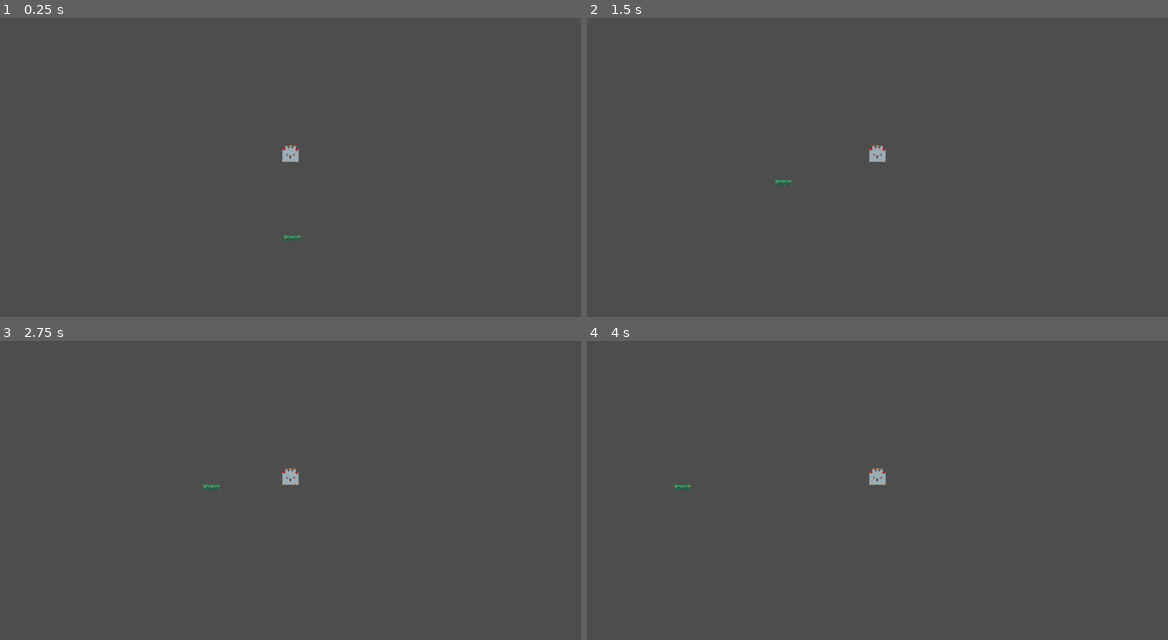
Above: before the commit, frames 1-4 (two rows, left to right).
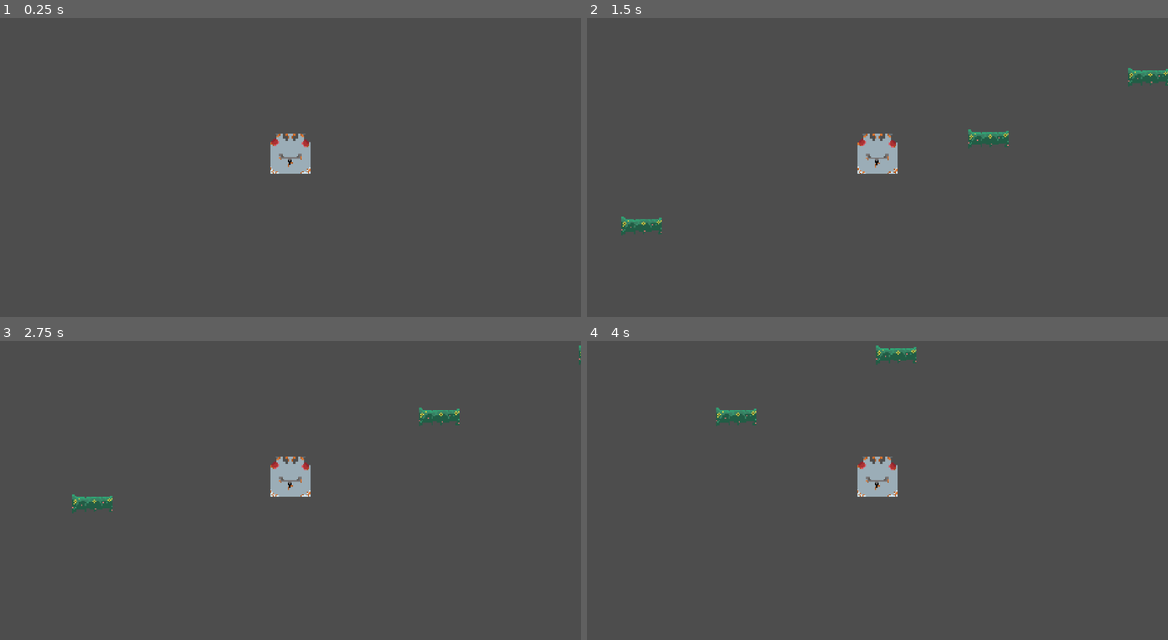
Above: after the commit, the same moments.

Repository: bryan-dams/godot-platformer
Game: Godot game, scene res://CENAS/base.tscn
Two runs of this game, one before a commit and one after it. Both use one fixed random seed, a clock stepped at 60 frames per second and the inputs below.
Inputs:
- Up to frame 1 (0.25 s): no input
- Up to frame 2 (1.5 s): tap Enter (ui_accept) at 0.5, 0.77 s; hold Right (ui_right) from 0.53 s (still down)
- Up to frame 3 (2.75 s): tap Enter (ui_accept) at 1.52 s; release Right (ui_right) at 2.03 s; hold Left (ui_left) from 2.03 s (still down)
- Up to frame 4 (4 s): release Left (ui_left) at 2.78 s; hold Right (ui_right) from 2.78 s (still down); tap Enter (ui_accept) at 3.02, 3.77 s

The runs differ from the first frame. In frame 1, 0.8% of the frame differs, in the area x 46-54%, y 38-75%; in frame 2, 1.7%, in the area x 5-100%, y 16-73%; in frame 3, 1.5%; in frame 4, 1.4%.

Commit message:
Adiciona plataforma e sistema de dano com obstáculo

Diff:
--- a/CENAS/base.tscn
+++ b/CENAS/base.tscn
@@ -2,9 +2,13 @@
 
 [ext_resource type="PackedScene" uid="uid://bya5tq7d2rncp" path="res://CENAS/player.tscn" id="1_rwxyx"]
 [ext_resource type="Texture2D" uid="uid://ce536377vnea" path="res://SPRITES/Sprite-0002.png" id="2_vceyb"]
+[ext_resource type="PackedScene" uid="uid://c1iipoob2gcv2" path="res://CENAS/cactus.tscn" id="3_117fw"]
 
 [sub_resource type="RectangleShape2D" id="RectangleShape2D_rwxyx"]
-size = Vector2(800, 50)
+size = Vector2(800, 49)
+
+[sub_resource type="RectangleShape2D" id="RectangleShape2D_vceyb"]
+size = Vector2(31, 10)
 
 [node name="Level1" type="Node2D" unique_id=2092711970]
 
@@ -15,9 +19,34 @@
 position = Vector2(427, 388)
 
 [node name="CollisionShape2D" type="CollisionShape2D" parent="Ground" unique_id=378925399]
-position = Vector2(0, 32)
+position = Vector2(0, 32.5)
 shape = SubResource("RectangleShape2D_rwxyx")
 
 [node name="Sprite2D" type="Sprite2D" parent="Ground" unique_id=1670632463]
 position = Vector2(-224, 5)
 texture = ExtResource("2_vceyb")
+
+[node name="Platform" type="StaticBody2D" parent="." unique_id=1654672490]
+position = Vector2(478, 324)
+
+[node name="CollisionShape2D" type="CollisionShape2D" parent="Platform" unique_id=1695788392]
+position = Vector2(-0.5, 8)
+shape = SubResource("RectangleShape2D_vceyb")
+
+[node name="Sprite2D" type="Sprite2D" parent="Platform" unique_id=410389366]
+texture = ExtResource("2_vceyb")
+
+[node name="Platform2" type="StaticBody2D" parent="." unique_id=1782563500]
+position = Vector2(605, 275)
+
+[node name="CollisionShape2D" type="CollisionShape2D" parent="Platform2" unique_id=415062504]
+position = Vector2(-0.5, 8)
+shape = SubResource("RectangleShape2D_vceyb")
+
+[node name="Sprite2D" type="Sprite2D" parent="Platform2" unique_id=1445289961]
+texture = ExtResource("2_vceyb")
+
+[node name="cactus" parent="." unique_id=1745474210 instance=ExtResource("3_117fw")]
+position = Vector2(602, 370)
+
+[connection signal="body_entered" from="cactus" to="cactus" method="_on_body_entered"]
--- /dev/null
+++ b/CENAS/cactus.tscn
@@ -0,0 +1,14 @@
+[gd_scene format=3 uid="uid://c1iipoob2gcv2"]
+
+[ext_resource type="Script" uid="uid://chhs06b26wbw1" path="res://SCRIPTS/cactus.gd" id="1_5lvhk"]
+
+[sub_resource type="RectangleShape2D" id="RectangleShape2D_jrkjc"]
+size = Vector2(9, 23)
+
+[node name="cactus" type="Area2D" unique_id=1745474210]
+position = Vector2(0, -26)
+script = ExtResource("1_5lvhk")
+
+[node name="CollisionShape2D" type="CollisionShape2D" parent="." unique_id=2092176741]
+position = Vector2(0, 14)
+shape = SubResource("RectangleShape2D_jrkjc")
--- a/CENAS/player.tscn
+++ b/CENAS/player.tscn
@@ -16,4 +16,5 @@
 shape = SubResource("RectangleShape2D_ioc6v")
 
 [node name="Camera2D" type="Camera2D" parent="." unique_id=1698700035]
+zoom = Vector2(2.5, 2.5)
 limit_enabled = false
--- /dev/null
+++ b/SCRIPTS/cactus.gd
@@ -0,0 +1,5 @@
+extends Area2D
+
+
+func _on_body_entered(body: Node2D) -> void:
+	body.take_damage()
--- a/SCRIPTS/player.gd
+++ b/SCRIPTS/player.gd
@@ -2,6 +2,7 @@
 var speed = 200.0
 var gravity = 1000.0
 var jump_force = 400.0
+var health = 3
 
 func _physics_process(delta):
 
@@ -13,3 +14,7 @@
 	if Input.is_action_just_pressed("ui_accept") and is_on_floor():
 		velocity.y = -jump_force
 	move_and_slide()
+
+func take_damage():
+	health -= 1
+	print("Vida: ", health)
Not shown, added: SCRIPTS/cactus.gd.uid
